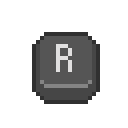
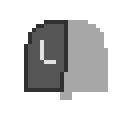
Layered file, before and after one edit (w=128, h=128). Changes by layer:
added group "raton" with 5 layers in group "Grupo 1 copia 2" over [24, 20, 108, 104]
added layer "Capa 13" in group "raton" over [40, 40, 56, 64]
added layer "Capa 12" in group "raton" over [24, 20, 108, 100]
hid group "teclas" (8 layers) over [32, 32, 100, 104]
